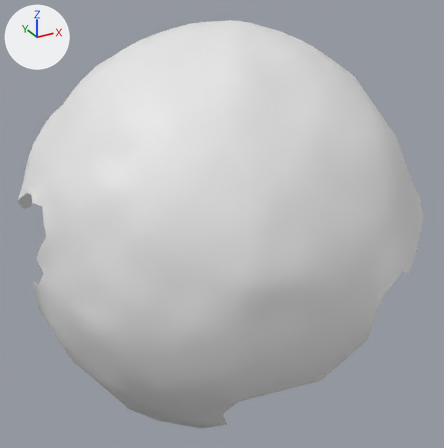
One commit to the OBJ model res/final/onecam_fullvolume/12/cleanedup/FullVolium.000323.obj: the scene before it, then after it.
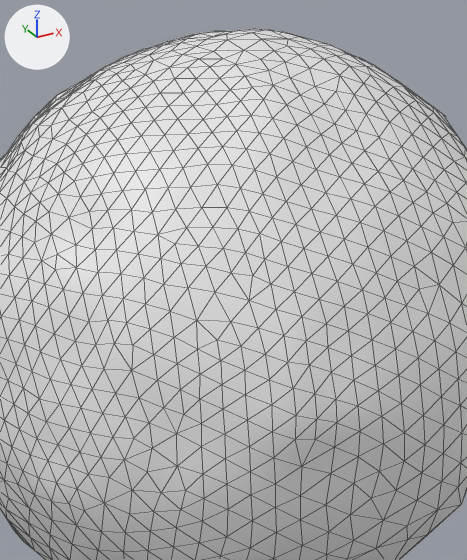
Each version appears first whole from a camera (50 mm lens) standing at (-159.8, 229.5, 305.2) and looking at (-55.2, 419.6, 210.1), and next in a close-up on the part from 13% to 84% of the width and 0% to 84% of the height. Every picture has the same lights, and +X, +Y and +Z are marked at upper left. The close-ups show mesh edges as thin lines. Where no turn or scale is listed for an object, it has been applied to the vertices.

The first close-up shows 'FullVolium.000323'.
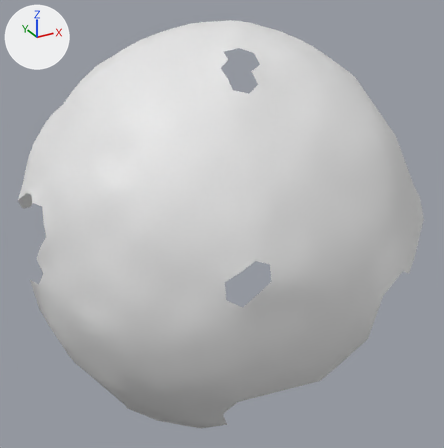
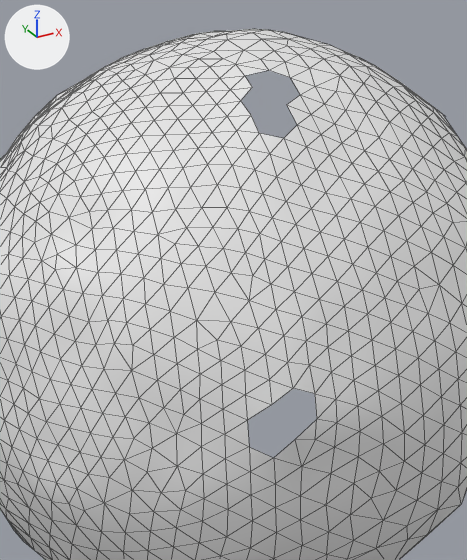
What the commit changed:
me_fullvolium_000323 is used by ob_fullvolium_000323; location (0.0, 0.0, 0.0).
me_fullvolium_000323 had 796 vertices, 1541 faces and spanned x -128.3..9.8, y 354.4..492.8, z 144.2..283.1.
me_fullvolium_000323 now has 791 vertices, 1516 faces and spans x -128.3..9.8, y 354.4..492.8, z 144.2..283.1.
Part 1, on me_fullvolium_000323:
3 vertices are removed from x -63.8..-59.1, y 391.7..399.4, z 270.2..275.3.
15 faces are deleted.
Part 2, on me_fullvolium_000323:
2 vertices are removed from x -80.9..-76.4, y 360.2..361.3, z 217.4..220.3.
10 faces are deleted.

Changed parts and their boxes [x1, y1, x2, y2] in the close-ups (467 x 560 px):
part 1 of me_fullvolium_000323, deleted
    before: [241, 70, 300, 138]
part 2 of me_fullvolium_000323, deleted
    before: [247, 389, 317, 458]
